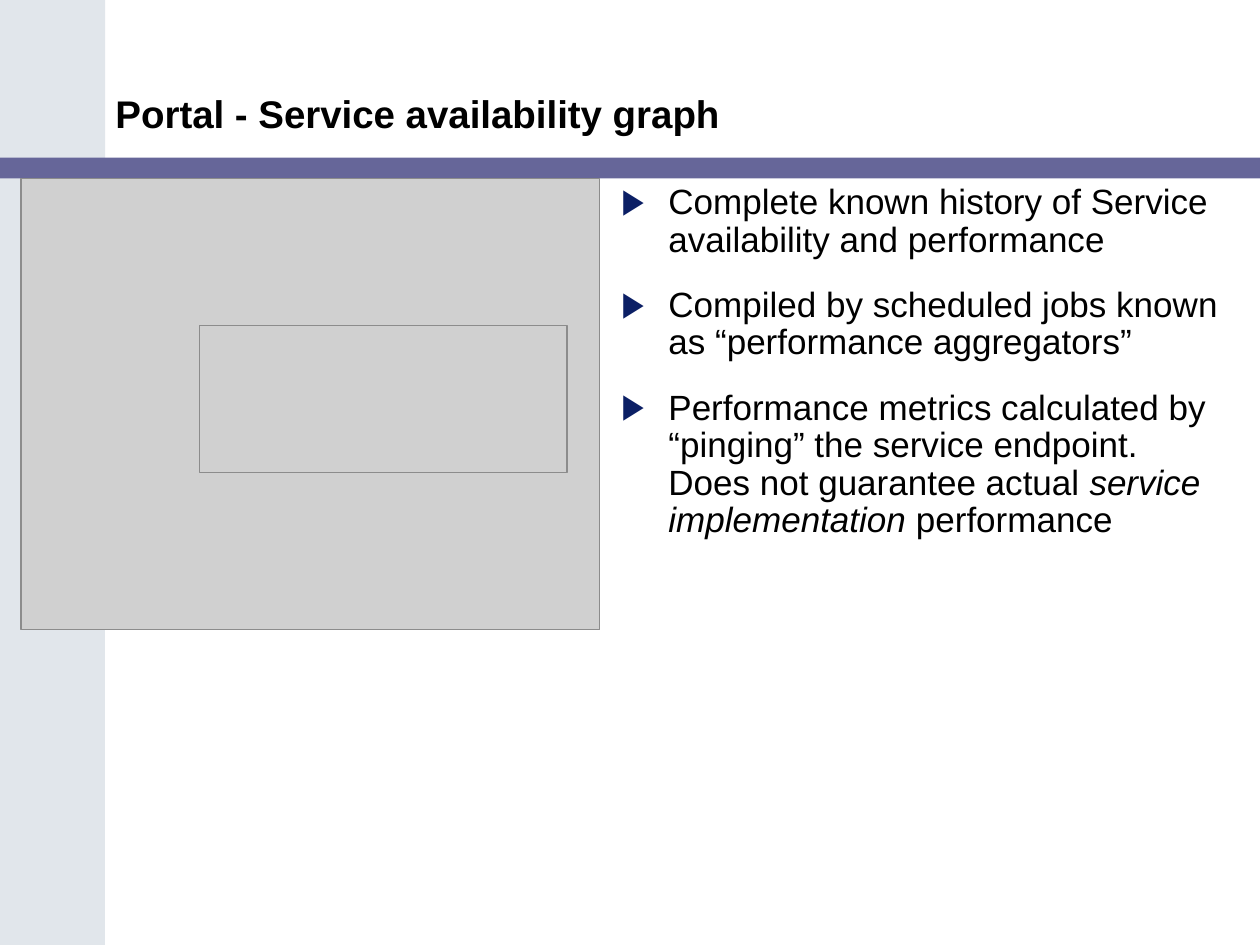
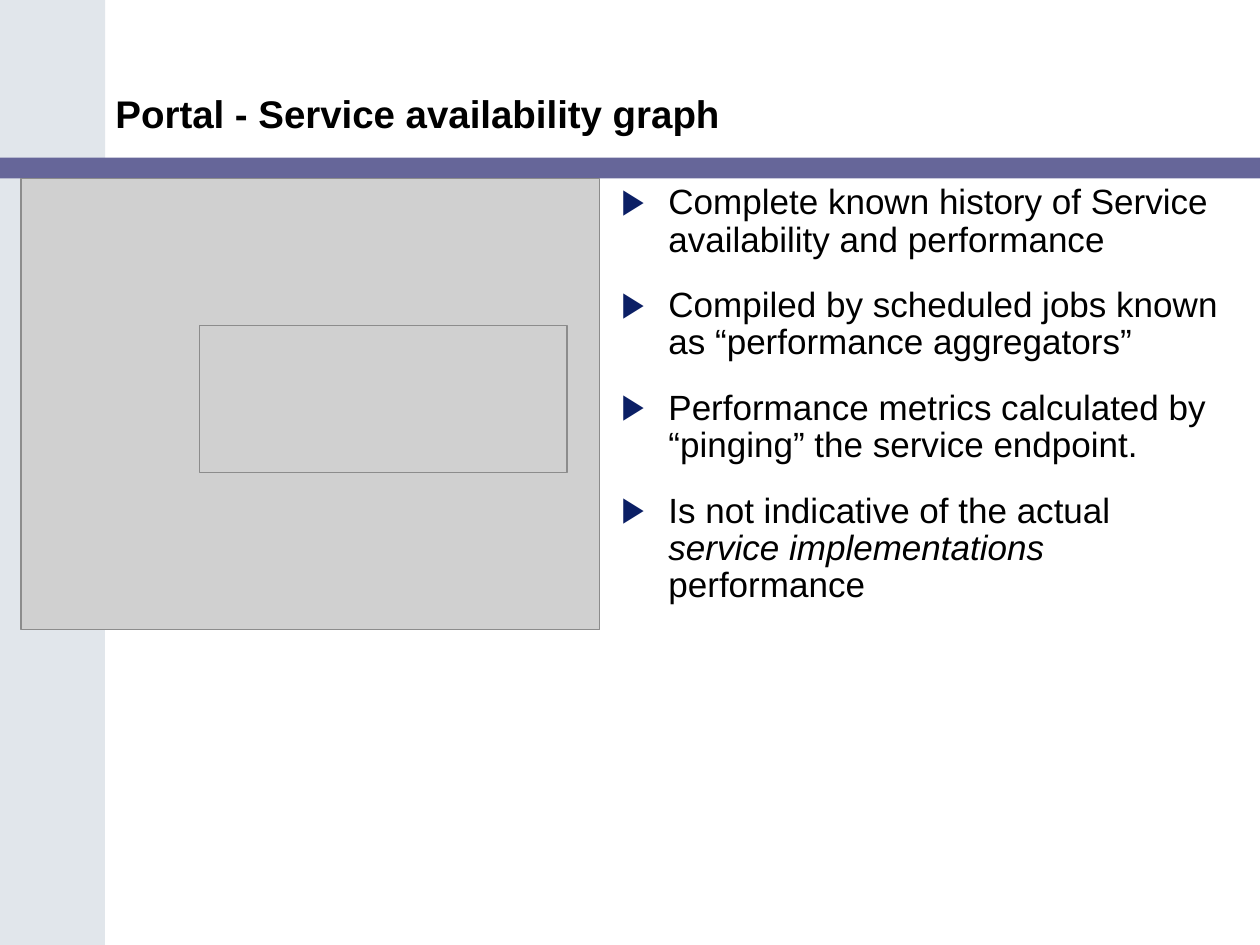
Before and after one commit to NCIP/cagrid-portal, a slide deck: slide 11 of cagrid-1-0/Documentation/presentations/200607_VCDE_ARCH/Portal_Arch_VCDE_2006_07.ppt (slide 10 before the commit). Drawn at 1260x945 pixels with LibreOffice and Linux fonts; fonts in the diff are those of the drawing; grey boxes stand for pictures; background and template pictures are left out. Boxes give left, top, right and bottom in pixels: in the first picture for what was removed or moved away, otherwise in the second. Text is boxed around its words. In the diff, an @@ line names an element or a change of style, - is before the commit and + after.

```diff
--- a/cagrid-1-0/Documentation/presentations/200607_VCDE_ARCH/Portal_Arch_VCDE_2006_07.ppt
+++ b/cagrid-1-0/Documentation/presentations/200607_VCDE_ARCH/Portal_Arch_VCDE_2006_07.ppt
@@ text at (668, 394, 1206, 604): text changed @@
-▶ Performance metrics calculated by “pinging” the service endpoint. Does not guarantee actual service implementation performance
+▶ Performance metrics calculated by “pinging” the service endpoint.
+▶ Is not indicative of the actual service implementations performance
```
Also in this commit, not shown: 6 other slides changed, 2 slides added.
